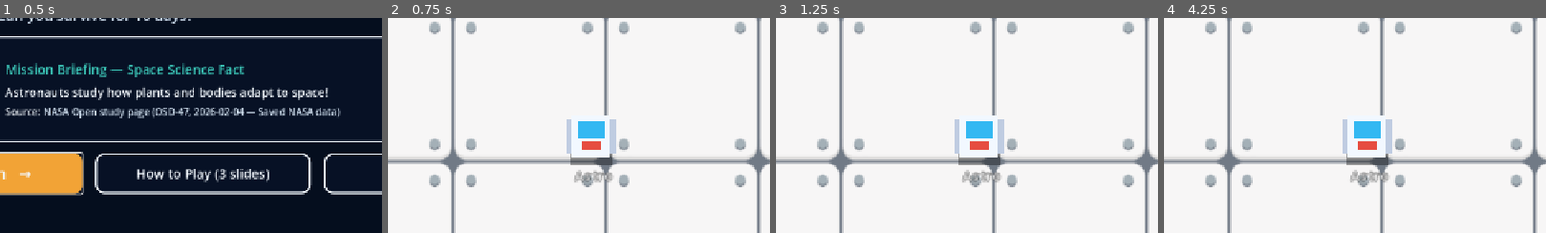
Above: before the commit, frames 1-4 (left to right).
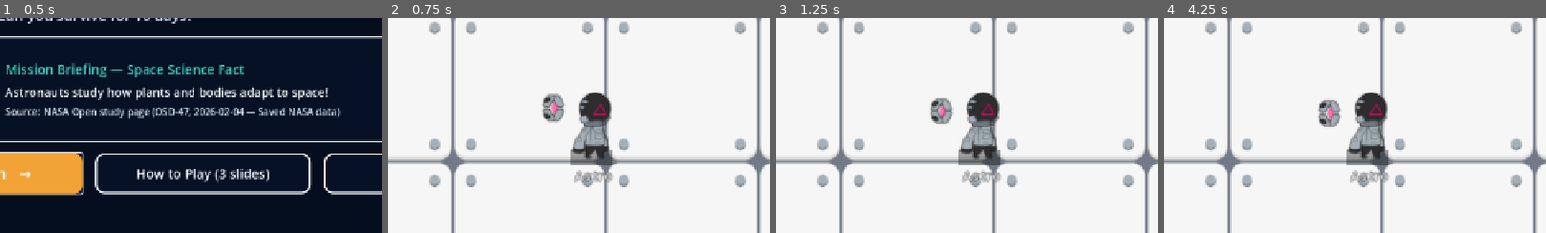
Above: after the commit, the same moments.

Repository: Inno-san/nasa_lunar_
Game: Godot game, scene res://scenes/main_menu.tscn
The game is run twice, just before and just after one commit, with the same random seed, the same clock (stepped at 60 frames per second) and the same inputs.
Inputs:
- Up to frame 1 (0.5 s): no input
- Up to frame 2 (0.75 s): click "Play Mission →" at 0.5 s
- Up to frame 3 (1.25 s): no input
- Up to frame 4 (4.25 s): click "▶▶ NEXT DAY" at 1.25 s; click "START DAY 2 ▶" at 2 s; click "▶▶ NEXT DAY" at 2.75 s; click "START DAY 3 ▶" at 3.5 s
The pictures show only the part of the screen within x 23-73%, y 22-72%; the shares and areas given below are measured in that part.

Frame 1 is identical in both runs. In frame 2, 3.7% of the frame differs, in the area x 40-60%, y 34-66%; in frame 3, 3.6%; in frame 4, 3.7%.

Commit message:
feat(player): add animated character and pet follower sprites

Diff:
--- a/scenes/astronaut.tscn
+++ b/scenes/astronaut.tscn
@@ -1,10 +1,239 @@
-[gd_scene format=3 uid="uid://dd2noumn7dijo"]
+[gd_scene load_steps=36 format=3 uid="uid://dd2noumn7dijo"]
 
 [ext_resource type="Script" uid="uid://dqy3mv6dbdi8m" path="res://scripts/player/astronaut.gd" id="1_astro"]
 [ext_resource type="AudioStream" uid="uid://wqjnyt5v2125" path="res://assets/audio/walk_sound.mpeg.wav" id="2_dmfei"]
+[ext_resource type="Texture2D" uid="uid://br4n53lqp7ag4" path="res://assets/art/spritesheet.png" id="3_sheet"]
+[ext_resource type="Texture2D" uid="uid://dwnfudyukflif" path="res://assets/art/Pet spritesheet.png" id="4_pet"]
 
 [sub_resource type="RectangleShape2D" id="RectangleShape2D_xfbqe"]
 size = Vector2(40, 36)
+
+[sub_resource type="AtlasTexture" id="AtlasTexture_c0"]
+atlas = ExtResource("3_sheet")
+region = Rect2(0, 0, 512, 512)
+
+[sub_resource type="AtlasTexture" id="AtlasTexture_c1"]
+atlas = ExtResource("3_sheet")
+region = Rect2(512, 0, 512, 512)
+
+[sub_resource type="AtlasTexture" id="AtlasTexture_c2"]
+atlas = ExtResource("3_sheet")
+region = Rect2(1024, 0, 512, 512)
+
+[sub_resource type="AtlasTexture" id="AtlasTexture_c3"]
+atlas = ExtResource("3_sheet")
+region = Rect2(1536, 0, 512, 512)
+
+[sub_resource type="AtlasTexture" id="AtlasTexture_c4"]
+atlas = ExtResource("3_sheet")
+region = Rect2(2048, 0, 512, 512)
+
+[sub_resource type="AtlasTexture" id="AtlasTexture_c5"]
+atlas = ExtResource("3_sheet")
+region = Rect2(0, 512, 512, 512)
+
+[sub_resource type="AtlasTexture" id="AtlasTexture_c6"]
+atlas = ExtResource("3_sheet")
+region = Rect2(512, 512, 512, 512)
+
+[sub_resource type="AtlasTexture" id="AtlasTexture_c7"]
+atlas = ExtResource("3_sheet")
+region = Rect2(1024, 512, 512, 512)
+
+[sub_resource type="AtlasTexture" id="AtlasTexture_c8"]
+atlas = ExtResource("3_sheet")
+region = Rect2(1536, 512, 512, 512)
+
+[sub_resource type="AtlasTexture" id="AtlasTexture_c9"]
+atlas = ExtResource("3_sheet")
+region = Rect2(2048, 512, 512, 512)
+
+[sub_resource type="AtlasTexture" id="AtlasTexture_c10"]
+atlas = ExtResource("3_sheet")
+region = Rect2(0, 1024, 512, 512)
+
+[sub_resource type="AtlasTexture" id="AtlasTexture_c11"]
+atlas = ExtResource("3_sheet")
+region = Rect2(512, 1024, 512, 512)
+
+[sub_resource type="AtlasTexture" id="AtlasTexture_c12"]
+atlas = ExtResource("3_sheet")
+region = Rect2(1024, 1024, 512, 512)
+
+[sub_resource type="AtlasTexture" id="AtlasTexture_c13"]
+atlas = ExtResource("3_sheet")
+region = Rect2(1536, 1024, 512, 512)
+
+[sub_resource type="AtlasTexture" id="AtlasTexture_c14"]
+atlas = ExtResource("3_sheet")
+region = Rect2(2048, 1024, 512, 512)
+
+[sub_resource type="AtlasTexture" id="AtlasTexture_c15"]
+atlas = ExtResource("3_sheet")
+region = Rect2(0, 1536, 512, 512)
+
+[sub_resource type="AtlasTexture" id="AtlasTexture_c16"]
+atlas = ExtResource("3_sheet")
+region = Rect2(512, 1536, 512, 512)
+
+[sub_resource type="AtlasTexture" id="AtlasTexture_c17"]
+atlas = ExtResource("3_sheet")
+region = Rect2(1024, 1536, 512, 512)
+
+[sub_resource type="SpriteFrames" id="SpriteFrames_astro"]
+animations = [{
+"frames": [{
+"duration": 1.0,
+"texture": SubResource("AtlasTexture_c10")
+}],
+"loop": false,
+"name": &"connect",
+"speed": 12.0
+}, {
+"frames": [{
+"duration": 1.0,
+"texture": SubResource("AtlasTexture_c15")
+}, {
+"duration": 1.0,
+"texture": SubResource("AtlasTexture_c16")
+}, {
+"duration": 1.0,
+"texture": SubResource("AtlasTexture_c17")
+}],
+"loop": true,
+"name": &"idle",
+"speed": 12.0
+}, {
+"frames": [{
+"duration": 1.0,
+"texture": SubResource("AtlasTexture_c0")
+}, {
+"duration": 1.0,
+"texture": SubResource("AtlasTexture_c1")
+}, {
+"duration": 1.0,
+"texture": SubResource("AtlasTexture_c2")
+}, {
+"duration": 1.0,
+"texture": SubResource("AtlasTexture_c3")
+}, {
+"duration": 1.0,
+"texture": SubResource("AtlasTexture_c4")
+}, {
+"duration": 1.0,
+"texture": SubResource("AtlasTexture_c5")
+}, {
+"duration": 1.0,
+"texture": SubResource("AtlasTexture_c6")
+}, {
+"duration": 1.0,
+"texture": SubResource("AtlasTexture_c7")
+}, {
+"duration": 1.0,
+"texture": SubResource("AtlasTexture_c8")
+}, {
+"duration": 1.0,
+"texture": SubResource("AtlasTexture_c9")
+}],
+"loop": true,
+"name": &"run",
+"speed": 12.0
+}, {
+"frames": [{
+"duration": 1.0,
+"texture": SubResource("AtlasTexture_c11")
+}, {
+"duration": 1.0,
+"texture": SubResource("AtlasTexture_c12")
+}, {
+"duration": 1.0,
+"texture": SubResource("AtlasTexture_c13")
+}, {
+"duration": 1.0,
+"texture": SubResource("AtlasTexture_c14")
+}],
+"loop": false,
+"name": &"stop",
+"speed": 12.0
+}]
+
+[sub_resource type="AtlasTexture" id="AtlasTexture_p0"]
+atlas = ExtResource("4_pet")
+region = Rect2(0, 0, 512, 512)
+
+[sub_resource type="AtlasTexture" id="AtlasTexture_p1"]
+atlas = ExtResource("4_pet")
+region = Rect2(512, 0, 512, 512)
+
+[sub_resource type="AtlasTexture" id="AtlasTexture_p2"]
+atlas = ExtResource("4_pet")
+region = Rect2(1024, 0, 512, 512)
+
+[sub_resource type="AtlasTexture" id="AtlasTexture_p3"]
+atlas = ExtResource("4_pet")
+region = Rect2(1536, 0, 512, 512)
+
+[sub_resource type="AtlasTexture" id="AtlasTexture_p4"]
+atlas = ExtResource("4_pet")
+region = Rect2(0, 512, 512, 512)
+
+[sub_resource type="AtlasTexture" id="AtlasTexture_p5"]
+atlas = ExtResource("4_pet")
+region = Rect2(512, 512, 512, 512)
+
+[sub_resource type="AtlasTexture" id="AtlasTexture_p6"]
+atlas = ExtResource("4_pet")
+region = Rect2(1024, 512, 512, 512)
+
+[sub_resource type="AtlasTexture" id="AtlasTexture_p7"]
+atlas = ExtResource("4_pet")
+region = Rect2(1536, 512, 512, 512)
+
+[sub_resource type="AtlasTexture" id="AtlasTexture_p8"]
+atlas = ExtResource("4_pet")
+region = Rect2(0, 1024, 512, 512)
+
+[sub_resource type="AtlasTexture" id="AtlasTexture_p9"]
+atlas = ExtResource("4_pet")
+region = Rect2(512, 1024, 512, 512)
+
+[sub_resource type="SpriteFrames" id="SpriteFrames_pet"]
+animations = [{
+"frames": [{
+"duration": 1.0,
+"texture": SubResource("AtlasTexture_p0")
+}, {
+"duration": 1.0,
+"texture": SubResource("AtlasTexture_p1")
+}, {
+"duration": 1.0,
+"texture": SubResource("AtlasTexture_p2")
+}, {
+"duration": 1.0,
+"texture": SubResource("AtlasTexture_p3")
+}, {
+"duration": 1.0,
+"texture": SubResource("AtlasTexture_p4")
+}, {
+"duration": 1.0,
+"texture": SubResource("AtlasTexture_p5")
+}, {
+"duration": 1.0,
+"texture": SubResource("AtlasTexture_p6")
+}, {
+"duration": 1.0,
+"texture": SubResource("AtlasTexture_p7")
+}, {
+"duration": 1.0,
+"texture": SubResource("AtlasTexture_p8")
+}, {
+"duration": 1.0,
+"texture": SubResource("AtlasTexture_p9")
+}],
+"loop": true,
+"name": &"default",
+"speed": 12.0
+}]
 
 [node name="Astronaut" type="CharacterBody2D" unique_id=1626678363 groups=["astronaut"]]
 collision_layer = 2
@@ -22,37 +251,13 @@
 mouse_filter = 2
 color = Color(0, 0, 0, 0.35)
 
-[node name="Backpack" type="ColorRect" parent="Visuals" unique_id=1233087304]
-offset_left = -20.0
-offset_top = -14.0
-offset_right = 20.0
-offset_bottom = 14.0
-mouse_filter = 2
-color = Color(0.75, 0.8, 0.88, 1)
-
-[node name="SuitBody" type="ColorRect" parent="Visuals" unique_id=1732272302]
-offset_left = -16.0
-offset_top = -18.0
-offset_right = 16.0
-offset_bottom = 18.0
-mouse_filter = 2
-color = Color(0.95, 0.97, 1, 1)
-
-[node name="SuitBadge" type="ColorRect" parent="Visuals" unique_id=2018506518]
-offset_left = -8.0
-offset_top = 4.0
-offset_right = 8.0
-offset_bottom = 12.0
-mouse_filter = 2
-color = Color(0.9, 0.3, 0.25, 1)
-
-[node name="Visor" type="ColorRect" parent="Visuals" unique_id=1006080953]
-offset_left = -11.0
-offset_top = -13.0
-offset_right = 11.0
-offset_bottom = 1.0
-mouse_filter = 2
-color = Color(0.2, 0.72, 0.95, 1)
+[node name="AnimatedSprite2D" type="AnimatedSprite2D" parent="Visuals" unique_id=1732272302]
+texture_filter = 4
+position = Vector2(2.5, -10)
+scale = Vector2(0.14, 0.14)
+sprite_frames = SubResource("SpriteFrames_astro")
+animation = &"idle"
+autoplay = "idle"
 
 [node name="NameLabel" type="Label" parent="Visuals" unique_id=767233646]
 anchors_preset = -1
@@ -72,6 +277,18 @@
 text = "Astro"
 horizontal_alignment = 1
 
+[node name="PetFollower" type="Node2D" parent="." unique_id=1984723610]
+top_level = true
+z_index = 1
+
+[node name="AnimatedSprite2D" type="AnimatedSprite2D" parent="PetFollower" unique_id=1984723611]
+texture_filter = 4
+position = Vector2(34.8, 8.9)
+scale = Vector2(0.275, 0.275)
+sprite_frames = SubResource("SpriteFrames_pet")
+animation = &"default"
+autoplay = "default"
+
 [node name="CollisionShape2D" type="CollisionShape2D" parent="." unique_id=1106764426]
 shape = SubResource("RectangleShape2D_xfbqe")
 
--- a/scripts/player/astronaut.gd
+++ b/scripts/player/astronaut.gd
@@ -1,4 +1,11 @@
 extends CharacterBody2D
+
+const CHAR_CENTER_OFFSET_X := 2.5
+const PET_CELL_OFFSET := Vector2(34.8, 8.9)
+const PET_FOLLOW_OFFSET := Vector2(32.0, -24.0) # 40 px distance behind and above the player
+const PET_LERP_SPEED := 6.0
+const PET_BOB_SPEED := 4.0
+const PET_BOB_AMPLITUDE := 3.5
 
 @export var walk_speed: float = 240.0
 
@@ -9,15 +16,33 @@
 var has_click_target: bool = false
 var click_target_pos: Vector2 = Vector2.ZERO
 var pending_facility: Area2D = null
+var facing_left: bool = false
+
 var _stuck_timer: float = 0.0
+var _was_moving: bool = false
+var _bob_time: float = 0.0
 
 @onready var walk_audio: AudioStreamPlayer = get_node_or_null("AudioStreamPlayer")
+@onready var anim_sprite: AnimatedSprite2D = get_node_or_null("Visuals/AnimatedSprite2D")
+@onready var pet_follower: Node2D = get_node_or_null("PetFollower")
+@onready var pet_sprite: AnimatedSprite2D = get_node_or_null("PetFollower/AnimatedSprite2D")
+
+
+func _ready() -> void:
+	if anim_sprite != null:
+		anim_sprite.animation_finished.connect(_on_animation_finished)
+		anim_sprite.play(&"idle")
+	if pet_sprite != null:
+		pet_sprite.play(&"default")
+	if pet_follower != null:
+		pet_follower.global_position = global_position + _get_pet_target_offset(0.0)
 
 
 func _physics_process(delta: float) -> void:
 	if movement_locked:
 		velocity = Vector2.ZERO
 		_update_walk_sound(false)
+		_update_animation_and_pet(false, delta)
 		move_and_slide()
 		return
 
@@ -55,6 +80,54 @@
 
 	var is_moving := velocity.length() > 5.0 and get_real_velocity().length() > 5.0
 	_update_walk_sound(is_moving)
+	_update_animation_and_pet(is_moving, delta)
+
+
+func _update_animation_and_pet(is_moving: bool, delta: float) -> void:
+	if is_moving:
+		if velocity.x < -1.0:
+			facing_left = true
+		elif velocity.x > 1.0:
+			facing_left = false
+		if anim_sprite != null:
+			anim_sprite.flip_h = facing_left
+			anim_sprite.position.x = -CHAR_CENTER_OFFSET_X if facing_left else CHAR_CENTER_OFFSET_X
+			if anim_sprite.animation != &"run" or not anim_sprite.is_playing():
+				anim_sprite.play(&"run")
+		_was_moving = true
+		_bob_time = 0.0
+	else:
+		if _was_moving:
+			_was_moving = false
+			if anim_sprite != null:
+				anim_sprite.play(&"connect")
+		elif anim_sprite != null and not anim_sprite.is_playing() and anim_sprite.animation not in [&"connect", &"stop"]:
+			anim_sprite.play(&"idle")
+		_bob_time += delta
+
+	if pet_follower != null:
+		var bob_y := 0.0 if is_moving else sin(_bob_time * PET_BOB_SPEED) * PET_BOB_AMPLITUDE
+		var target_pos := global_position + _get_pet_target_offset(bob_y)
+		pet_follower.global_position = pet_follower.global_position.lerp(target_pos, clampf(PET_LERP_SPEED * delta, 0.0, 1.0))
+	if pet_sprite != null:
+		pet_sprite.flip_h = facing_left
+		pet_sprite.position.x = -PET_CELL_OFFSET.x if facing_left else PET_CELL_OFFSET.x
+		if not pet_sprite.is_playing():
+			pet_sprite.play(&"default")
+
+
+func _get_pet_target_offset(bob_y: float) -> Vector2:
+	var behind_x := PET_FOLLOW_OFFSET.x if facing_left else -PET_FOLLOW_OFFSET.x
+	return Vector2(behind_x, PET_FOLLOW_OFFSET.y + bob_y)
+
+
+func _on_animation_finished() -> void:
+	if anim_sprite == null or _was_moving:
+		return
+	if anim_sprite.animation == &"connect":
+		anim_sprite.play(&"stop")
+	elif anim_sprite.animation == &"stop":
+		anim_sprite.play(&"idle")
 
 
 func _update_walk_sound(is_moving: bool) -> void:
--- a/scripts/test_playtest_checklist.gd
+++ b/scripts/test_playtest_checklist.gd
@@ -144,6 +144,50 @@
 	root.add_child(base_inst)
 	var astro: CharacterBody2D = base_inst.get_node("Astronaut")
 	_check(astro.walk_audio != null, "Expected Astronaut AudioStreamPlayer walk_audio to exist")
+	_check(astro.anim_sprite != null and astro.anim_sprite.sprite_frames != null, "Expected Astronaut AnimatedSprite2D with SpriteFrames")
+	var sf: SpriteFrames = astro.anim_sprite.sprite_frames
+	_check(sf.get_frame_count("run") == 10 and sf.get_animation_loop("run") and is_equal_approx(sf.get_animation_speed("run"), 12.0), "Expected run: 10 frames, loop, 12 fps")
+	_check(sf.get_frame_count("connect") == 1 and not sf.get_animation_loop("connect") and is_equal_approx(sf.get_animation_speed("connect"), 12.0), "Expected connect: 1 frame, once, 12 fps")
+	_check(sf.get_frame_count("stop") == 4 and not sf.get_animation_loop("stop") and is_equal_approx(sf.get_animation_speed("stop"), 12.0), "Expected stop: 4 frames, once, 12 fps")
+	_check(sf.get_frame_count("idle") == 3 and sf.get_animation_loop("idle") and is_equal_approx(sf.get_animation_speed("idle"), 12.0), "Expected idle: 3 frames, loop, 12 fps")
+	_check(astro.pet_follower != null and astro.pet_sprite != null and astro.pet_sprite.sprite_frames != null, "Expected PetFollower AnimatedSprite2D")
+	var psf: SpriteFrames = astro.pet_sprite.sprite_frames
+	_check(psf.get_frame_count("default") == 10 and psf.get_animation_loop("default") and is_equal_approx(psf.get_animation_speed("default"), 12.0), "Expected pet default: 10 frames, loop, 12 fps")
+
+	# Verify animation state machine: idle -> run (right/left flip) -> connect -> stop -> idle, and interrupt back to run
+	_check(astro.anim_sprite.animation == &"idle", "Expected initial animation to be idle")
+	astro.velocity = Vector2(240, 0)
+	astro._update_animation_and_pet(true, 0.016)
+	_check(astro.anim_sprite.animation == &"run" and astro.anim_sprite.flip_h == false, "Expected run facing right")
+	astro.velocity = Vector2(-240, 0)
+	astro._update_animation_and_pet(true, 0.016)
+	_check(astro.anim_sprite.animation == &"run" and astro.anim_sprite.flip_h == true, "Expected run facing left")
+	astro.velocity = Vector2.ZERO
+	astro._update_animation_and_pet(false, 0.016)
+	_check(astro.anim_sprite.animation == &"connect", "Expected transition to connect when stopping")
+	astro._on_animation_finished()
+	_check(astro.anim_sprite.animation == &"stop", "Expected transition from connect to stop")
+	astro.velocity = Vector2(240, 0)
+	astro._update_animation_and_pet(true, 0.016)
+	_check(astro.anim_sprite.animation == &"run", "Expected immediate return to run if movement restarts during stop")
+	astro.velocity = Vector2.ZERO
+	astro._update_animation_and_pet(false, 0.016)
+	astro._on_animation_finished()
+	astro._on_animation_finished()
+	_check(astro.anim_sprite.animation == &"idle", "Expected transition from stop to idle")
+
+	# Verify walking into all 5 facilities and touch controls
+	for fac_name in ["PowerStation", "LifeSupport", "Greenhouse", "RadiationShelter", "CommsRoom"]:
+		var fac_node: Area2D = base_inst.get_node("Facilities/" + fac_name)
+		_check(fac_node != null, "Missing facility node " + fac_name)
+		fac_node._on_body_entered(astro)
+		_check(astro.get_nearest_facility() == fac_node, "Expected nearest facility to be " + fac_name)
+		fac_node._on_body_exited(astro)
+	astro.touch_direction = Vector2(1, 0)
+	astro._physics_process(0.016)
+	_check(astro.velocity.x > 0.0, "Expected touch_direction to drive astronaut velocity")
+	astro.touch_direction = Vector2.ZERO
+
 	base_inst._handle_world_click(Vector2(500, 500))
 	_check(astro.has_click_target == true, "Expected click on floor to set has_click_target=true")
 	var pwr: Area2D = base_inst.get_node("Facilities/PowerStation")
Binary file added: assets/art/Pet spritesheet.png
Not shown, added: assets/art/Pet spritesheet.png.import
Not shown, added: assets/art/building_comms_room.png.import
Not shown, added: assets/art/building_greenhouse.png.import
Not shown, added: assets/art/building_life_support.png.import
Not shown, added: assets/art/building_power_station.png.import
Not shown, added: assets/art/building_radiation_shelter.png.import
Binary file added: assets/art/spritesheet.png
Not shown, added: assets/art/spritesheet.png.import
Not shown, changed: export/web/index.pck
